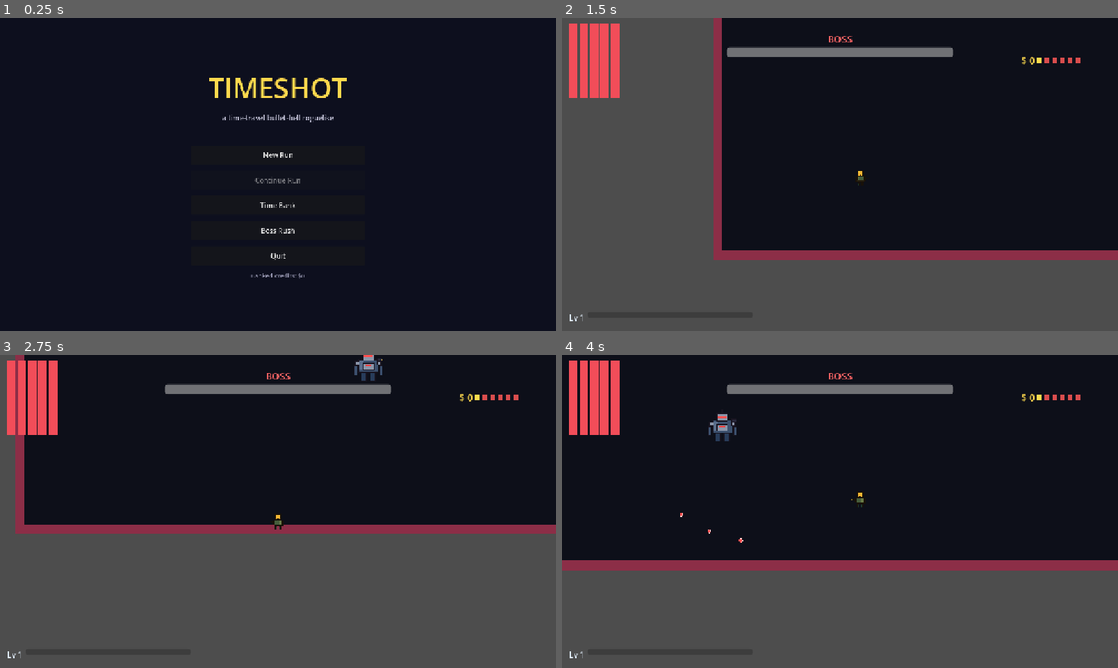
Above: before the commit, frames 1-4 (two rows, left to right).
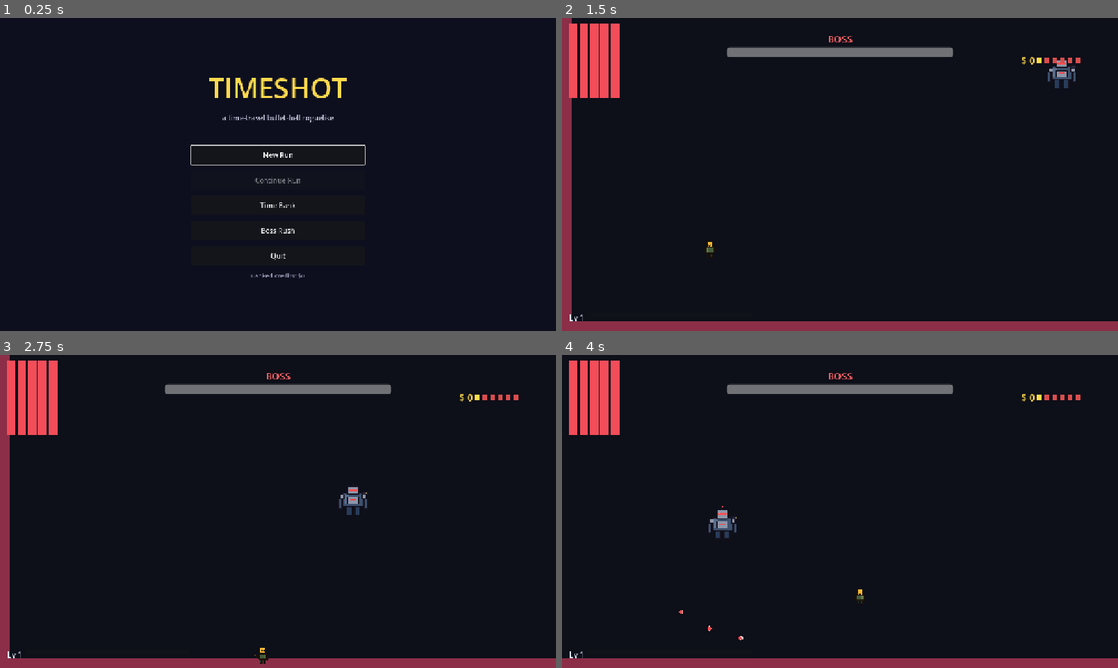
Above: after the commit, the same moments.

Repository: Creatition/high-voltage
Game: Godot game, scene res://scenes/ui/main_menu.tscn
The game is run twice, just before and just after one commit, with the same random seed, the same clock (stepped at 60 frames per second) and the same inputs.
Inputs (mouse positions are in pixels of both pictures, inside the frame that each line leads up to):
- Up to frame 1 (0.25 s): no input
- Up to frame 2 (1.5 s): click "Boss Rush" at 0.5 s; move the mouse to (962, 158) at 1.27 s; hold D (move_right) from 1.28 s (still down); tap Space (dodge) at 1.35 s; click (962, 158) at 1.42 s
- Up to frame 3 (2.75 s): move the mouse to (166, 527) at 2.02 s; release D (move_right) at 2.03 s; hold S (move_down) from 2.03 s (still down); tap E (interact) at 2.1 s; click (166, 527) at 2.17 s
- Up to frame 4 (4 s): move the mouse to (895, 442) at 2.77 s; release S (move_down) at 2.78 s; press the mouse at (895, 442) at 2.78 s; hold D (move_right) 2.78-3.53 s; move the mouse to (812, 574) at 3.52 s; release the mouse at (812, 574) at 3.53 s; hold W (move_up) from 3.53 s (still down); tap Space (dodge) at 3.6 s; click (812, 574) at 3.67 s

The runs differ from the first frame. In frame 1, 0.2% of the frame differs, in the area x 34-66%, y 40-48%; in frame 2, 45%; in frame 3, 48%, in the area x 0-100%, y 0-100%; in frame 4, 35%.

Commit message:
Day 28: camera bounds (no more void beyond room walls), gamepad focus at main_menu / character_select / era_picker, XP curve doubled + shotgun cap (fewer/safer picks per run), room entry fade-in for connected-dungeon feel

Diff:
--- a/timeshot/scenes/player/player.gd
+++ b/timeshot/scenes/player/player.gd
@@ -1,5 +1,5 @@
 extends CharacterBody2D
-## Cas — the starter protagonist.
+## Cas - the starter protagonist.
 ## Top-down twin-stick movement with dodge roll, aim, and shoot.
 
 @export var move_speed: float = 185.0
@@ -72,7 +72,7 @@
 
 
 func _apply_character_overrides() -> void:
-	# CharacterRegistry is added as an autoload in Day 16 — guard so older
+	# CharacterRegistry is added as an autoload in Day 16 - guard so older
 	# saves / orphaned test scenes still load without it.
 	var reg := get_node_or_null("/root/CharacterRegistry")
 	if reg == null:
@@ -264,10 +264,13 @@
 		"fire_rate_2":
 			shoot_cooldown = maxf(0.04, shoot_cooldown * 0.7)    # +30%
 		# --- spread ---
+		# Day-28: cap extra shots at 6 total so stacking shotgun multiple times
+		# doesn't produce a screen-filling wall of bullets that trivialises
+		# every encounter.
 		"shotgun_1":
-			_spread_extra_shots += 2
+			_spread_extra_shots = mini(6, _spread_extra_shots + 2)
 		"shotgun_2":
-			_spread_extra_shots += 2
+			_spread_extra_shots = mini(6, _spread_extra_shots + 2)
 			shoot_cooldown = shoot_cooldown * 1.10
 		# --- bouncing ---
 		"bouncing_1":
--- a/timeshot/scenes/rooms/room.gd
+++ b/timeshot/scenes/rooms/room.gd
@@ -35,6 +35,110 @@
 	# Trigger wave spawners on the next frame so they finish _ready first.
 	call_deferred("_start_spawners")
 	call_deferred("_initial_track")
+	# Day-28: confine the player's Camera2D to the room's wall bounds so the
+	# viewport never reveals the empty void outside the room. Deferred so the
+	# Player instance has had its _ready, and so any procgen wall placement
+	# is already in the tree.
+	call_deferred("_apply_camera_bounds")
+	# Day-28: fade in from black on entry so room transitions feel like
+	# crossing a doorway rather than a hard scene cut. Sells the "one
+	# connected dungeon" feel even though the scenes are still separate.
+	_play_entry_fade()
+
+
+func _play_entry_fade() -> void:
+	var layer := CanvasLayer.new()
+	layer.layer = 100   # above HUD
+	add_child(layer)
+	var fade := ColorRect.new()
+	fade.color = Color(0, 0, 0, 1)
+	fade.anchor_right = 1.0
+	fade.anchor_bottom = 1.0
+	fade.mouse_filter = Control.MOUSE_FILTER_IGNORE
+	layer.add_child(fade)
+	var t := create_tween()
+	t.tween_property(fade, "color:a", 0.0, 0.35)
+	t.tween_callback(layer.queue_free)
+
+
+func _apply_camera_bounds() -> void:
+	## Walks the room tree looking for StaticBody2D children whose names start
+	## with "Wall", aggregates their world-space AABB, then sets limit_* on the
+	## player's Camera2D. Falls back to a 1280x720 default if no walls are
+	## found (e.g. boss arenas that use a different convention).
+	var bounds: Dictionary = {"min": Vector2.INF, "max": -Vector2.INF}
+	_collect_wall_bounds_d(self, bounds)
+	var min_pos: Vector2 = bounds["min"]
+	var max_pos: Vector2 = bounds["max"]
+	if min_pos.x == INF or max_pos.x == -INF:
+		min_pos = Vector2(0, 0)
+		max_pos = Vector2(1280, 720)
+	var cam: Camera2D = _find_player_camera()
+	if cam == null:
+		return
+	cam.limit_left = int(min_pos.x)
+	cam.limit_top = int(min_pos.y)
+	cam.limit_right = int(max_pos.x)
+	cam.limit_bottom = int(max_pos.y)
+	cam.reset_smoothing()
+
+
+func _collect_wall_bounds_d(node: Node, bounds: Dictionary) -> void:
+	for c in node.get_children():
+		if c is StaticBody2D and String(c.name).begins_with("Wall"):
+			var aabb := _node_world_aabb(c)
+			if aabb.size != Vector2.ZERO:
+				bounds["min"] = bounds["min"].min(aabb.position)
+				bounds["max"] = bounds["max"].max(aabb.position + aabb.size)
+		if c.get_child_count() > 0:
+			_collect_wall_bounds_d(c, bounds)
+
+
+func _node_world_aabb(node: Node) -> Rect2:
+	var origin: Vector2 = Vector2.ZERO
+	if node is Node2D:
+		origin = (node as Node2D).global_position
+	var min_p := Vector2.INF
+	var max_p := -Vector2.INF
+	for c in node.get_children():
+		if c is ColorRect:
+			var cr := c as ColorRect
+			var tl := origin + Vector2(cr.offset_left, cr.offset_top)
+			var br := origin + Vector2(cr.offset_right, cr.offset_bottom)
+			min_p = min_p.min(tl)
+			max_p = max_p.max(br)
+		elif c is CollisionShape2D:
+			var cs := c as CollisionShape2D
+			var shape := cs.shape
+			if shape is RectangleShape2D:
+				var half: Vector2 = (shape as RectangleShape2D).size * 0.5
+				var centre: Vector2 = origin + cs.position
+				min_p = min_p.min(centre - half)
+				max_p = max_p.max(centre + half)
+	if min_p.x == INF or max_p.x == -INF:
+		return Rect2(origin, Vector2.ZERO)
+	return Rect2(min_p, max_p - min_p)
+
+
+func _find_player_camera() -> Camera2D:
+	var players := get_tree().get_nodes_in_group("players")
+	for p in players:
+		if not (p is Node):
+			continue
+		var cam: Camera2D = _first_descendant_of_type(p, "Camera2D") as Camera2D
+		if cam != null:
+			return cam
+	return null
+
+
+func _first_descendant_of_type(node: Node, type_name: String) -> Node:
+	for c in node.get_children():
+		if c.get_class() == type_name:
+			return c
+		var hit: Node = _first_descendant_of_type(c, type_name)
+		if hit != null:
+			return hit
+	return null
 
 
 func _start_spawners() -> void:
@@ -42,8 +146,6 @@
 		return
 	_spawners_started = true
 	for s in _find_all_spawners():
-		# Tell the spawner we're its owning room so it can hand back enemies
-		# and bump the pending-waves counter.
 		if s.has_method("set_owner_room"):
 			s.set_owner_room(self)
 		_pending_waves += 1
@@ -55,7 +157,6 @@
 	for n in get_tree().get_nodes_in_group("enemies"):
 		if _is_descendant(n, self):
 			track_enemy(n)
-	# A genuinely empty room (no enemies, no spawners) is cleared immediately.
 	_check_clear()
 
 
@@ -121,7 +222,6 @@
 
 
 func _collect_by_class(node: Node, class_name_str: String, out: Array) -> void:
-	# Duck-typed match — we look for a method that uniquely identifies the type.
 	for c in node.get_children():
 		if class_name_str == "Door" and c.has_method("set_locked") and c.has_method("is_locked"):
 			out.append(c)
--- a/timeshot/scenes/ui/character_select.gd
+++ b/timeshot/scenes/ui/character_select.gd
@@ -11,6 +11,19 @@
 func _ready() -> void:
 	_back.pressed.connect(_on_back)
 	_render()
+	# Day-28: focus the first enabled character card so gamepad navigation
+	# works as soon as the screen loads.
+	call_deferred("_grab_first_focus")
+
+
+func _grab_first_focus() -> void:
+	for c in _row.get_children():
+		if c is Button and not (c as Button).disabled:
+			c.focus_mode = Control.FOCUS_ALL
+			c.grab_focus()
+			return
+	if _back != null:
+		_back.grab_focus()
 
 
 func _render() -> void:
@@ -25,6 +38,7 @@
 	var card := Button.new()
 	card.custom_minimum_size = Vector2(280, 360)
 	card.disabled = not unlocked
+	card.focus_mode = Control.FOCUS_ALL
 	card.pressed.connect(_on_pick.bind(c["id"]))
 
 	var vbox := VBoxContainer.new()
@@ -57,7 +71,7 @@
 
 	var stats: Dictionary = c.get("stats", {})
 	var stat_line := Label.new()
-	stat_line.text = "HP %d  •  Spd %.0f" % [int(stats.get("max_hp", 5)), float(stats.get("move_speed", 220.0))]
+	stat_line.text = "HP %d  -  Spd %.0f" % [int(stats.get("max_hp", 5)), float(stats.get("move_speed", 220.0))]
 	stat_line.add_theme_color_override("font_color", Color(0.7, 0.7, 0.8))
 	stat_line.add_theme_font_size_override("font_size", 14)
 	vbox.add_child(stat_line)
--- a/timeshot/scenes/ui/era_picker.gd
+++ b/timeshot/scenes/ui/era_picker.gd
@@ -26,6 +26,19 @@
 		_show_victory()
 	else:
 		_render_picker()
+	# Day-28: focus first era card / victory button so gamepad works.
+	call_deferred("_grab_first_focus")
+
+
+func _grab_first_focus() -> void:
+	if _victory_panel != null and _victory_panel.visible and _victory_button != null:
+		_victory_button.grab_focus()
+		return
+	for c in _row.get_children():
+		if c is Button:
+			c.focus_mode = Control.FOCUS_ALL
+			c.grab_focus()
+			return
 
 
 func _on_shop_pressed() -> void:
--- a/timeshot/scenes/ui/main_menu.gd
+++ b/timeshot/scenes/ui/main_menu.gd
@@ -19,6 +19,18 @@
 	_meta_label.text = "Banked credits: $%d" % GameState.meta_currency
 	# "Continue" only makes sense when there's an active dungeon queue.
 	_continue_run.disabled = GameState.current_room_path() == ""
+	# Day-28: grab focus on the first enabled button so gamepad / keyboard
+	# navigation works the instant the menu opens. Without this nothing has
+	# focus and pressing A/Enter/dpad does nothing.
+	call_deferred("_grab_first_focus")
+
+
+func _grab_first_focus() -> void:
+	for btn in [_new_run, _continue_run, _time_bank, _boss_rush, _quit]:
+		if btn != null and not btn.disabled:
+			btn.focus_mode = Control.FOCUS_ALL
+			btn.grab_focus()
+			return
 
 
 func _on_new_run() -> void:
--- a/timeshot/scripts/autoload/game_state.gd
+++ b/timeshot/scripts/autoload/game_state.gd
@@ -14,9 +14,12 @@
 # the upgrade picker. Resets to 1 on end_run().
 var run_level: int = 1
 var run_xp: int = 0
-var run_xp_to_next: int = 12
-const XP_CURVE_BASE: int = 12
-const XP_CURVE_PER_LEVEL: int = 6  # next-level cost grows linearly per level
+var run_xp_to_next: int = 26
+# Day-28 balance: doubled the XP curve so a run sees ~3-4 picks instead of ~8-10.
+# Players reported upgrade stacks were "way too powerful" by mid-run; the fix
+# is fewer picks, not per-pick nerfs, so individual upgrades still feel impactful.
+const XP_CURVE_BASE: int = 26
+const XP_CURVE_PER_LEVEL: int = 14  # next-level cost grows linearly per level
 
 # Dungeon flow: GameState owns the queue of room scenes for the current era.
 # Doors call next_room_path() when their next_scene_path is empty.
